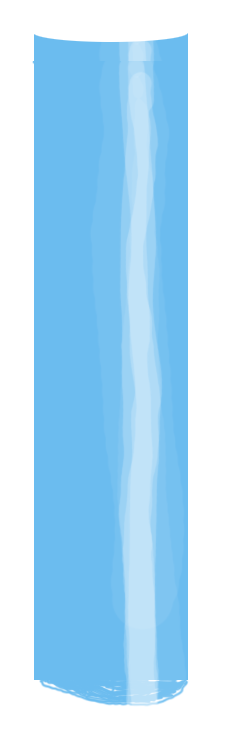
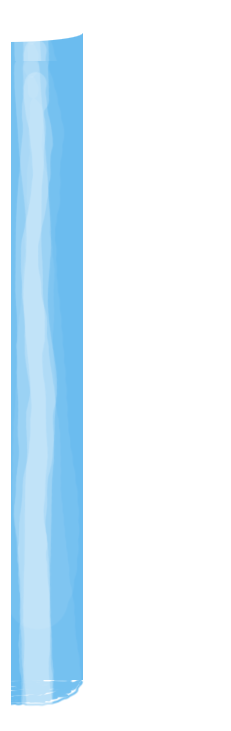
The second 231 x 731 image is a revision of the first. Changes to its layers:
painted on "Water filler" over [11, 33, 189, 707]
